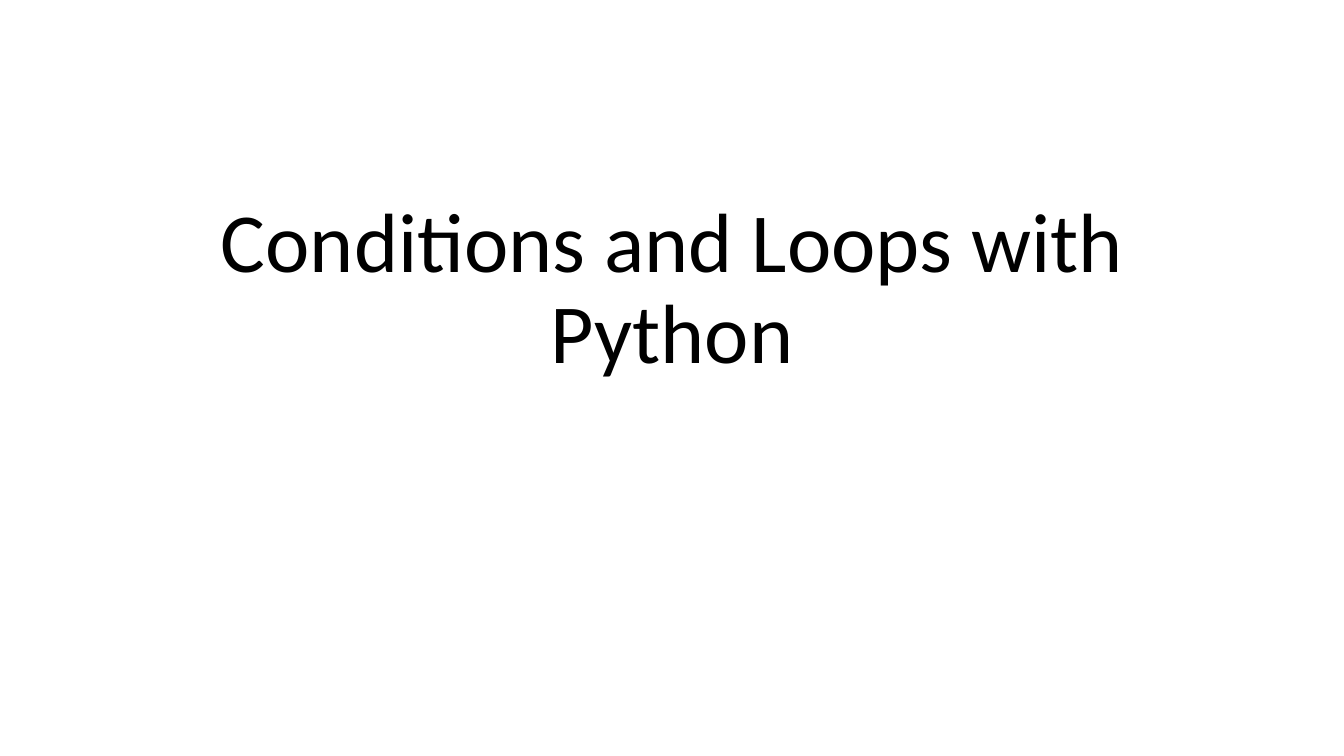
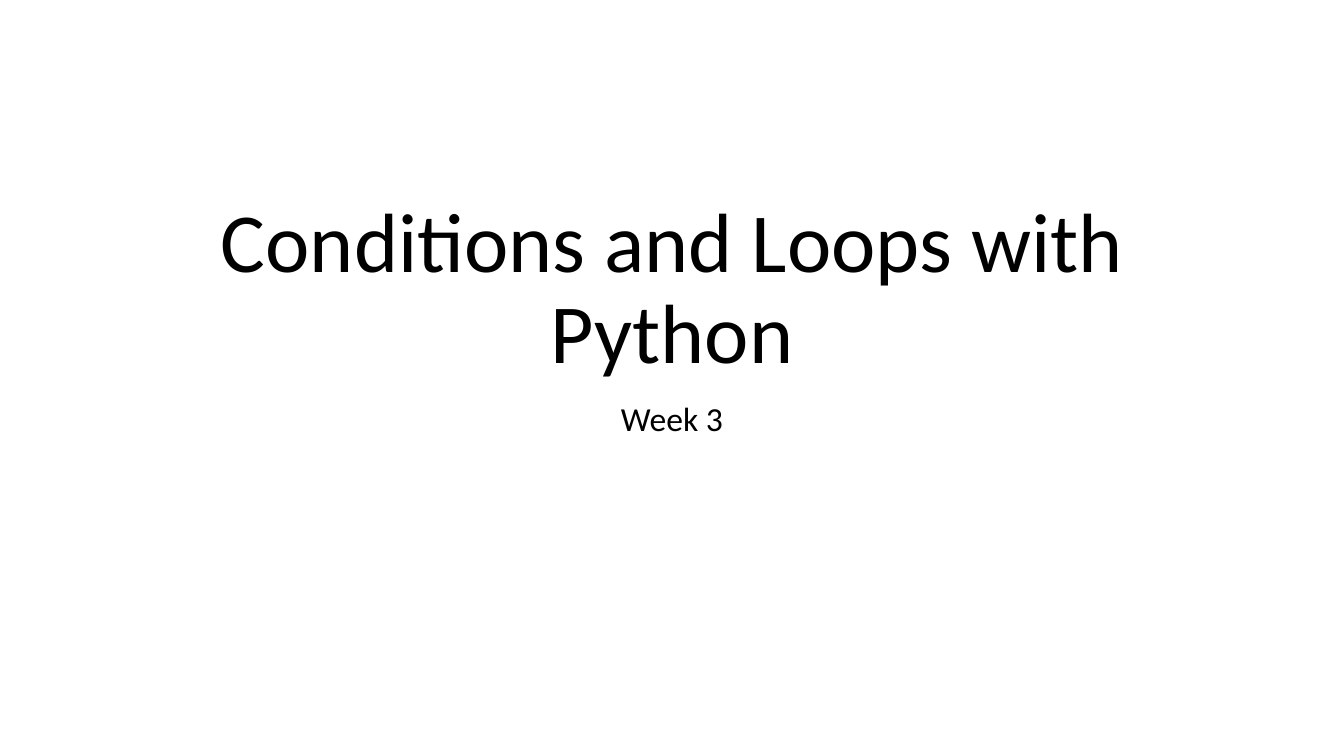
Before and after one commit to francismontalbo/learning_python, a slide deck: slide 1 of ppts/0003 Conditions and if statements with Python.pptx. Drawn at 1344x756 pixels with LibreOffice and Linux fonts; fonts in the diff are those of the drawing. Boxes give left, top, right and bottom in pixels: in the first picture for what was removed or moved away, otherwise in the second. Text is boxed around its words. In the diff, an @@ line names an element or a change of style, - is before the commit and + after.

Commit message:
PPTs updated

```diff
--- a/ppts/0003 Conditions and if statements with Python.pptx
+++ b/ppts/0003 Conditions and if statements with Python.pptx
@@ subtitle added at (621,407,723,432), 24 pt, text #000000 @@
+Week 3
```
Also in this commit, not shown: 5 other files.
